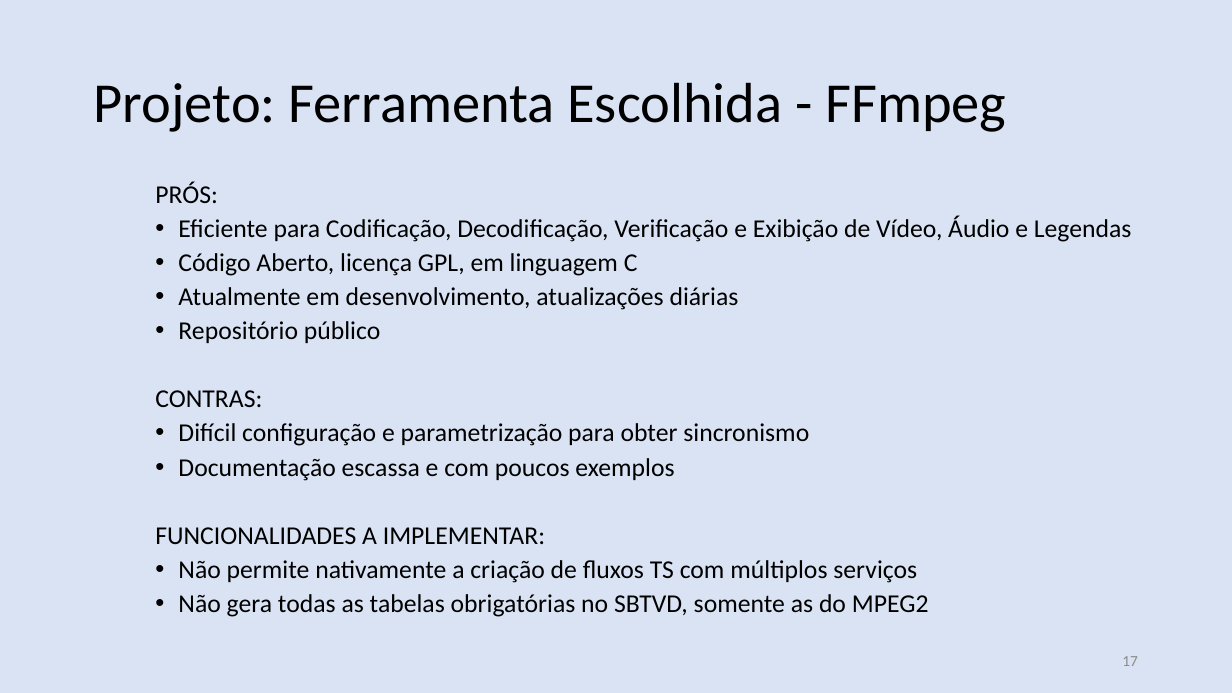
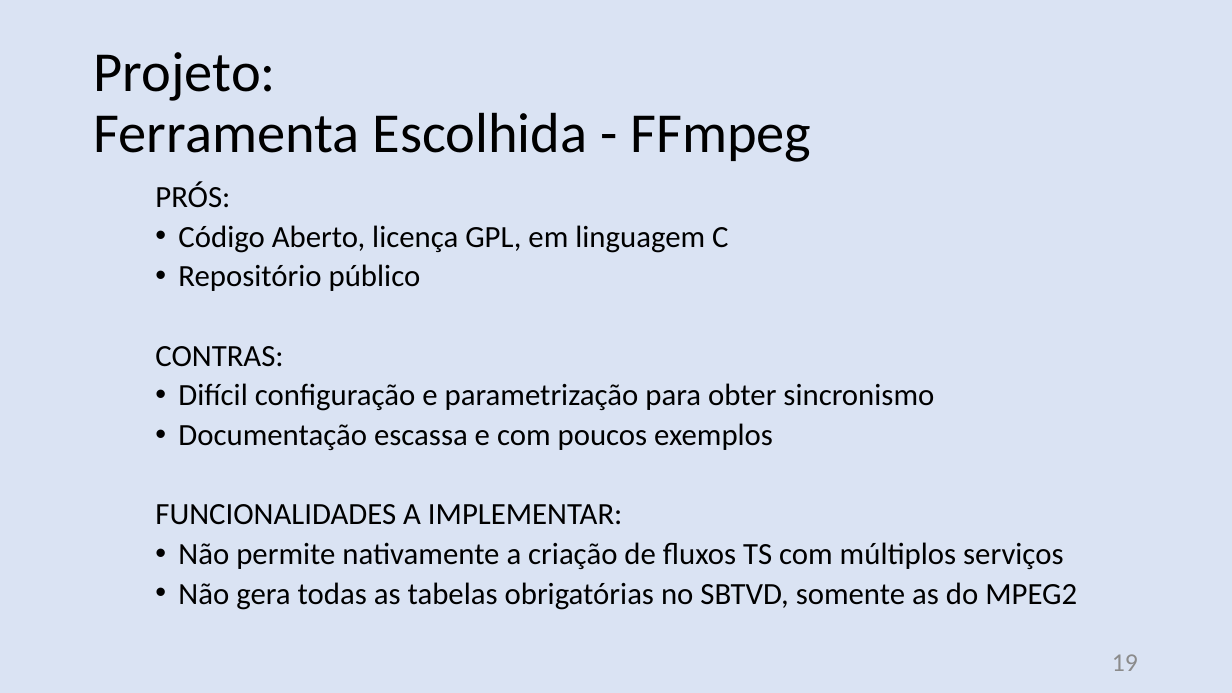
Before and after one commit to nasall2/TCC, a slide deck: slide 19 of relatorio/abntex2-modelos-1.9.2/figuras/apresentacao.pptx (slide 17 before the commit). Drawn at 1232x693 pixels with LibreOffice and Linux fonts; fonts in the diff are those of the drawing. Boxes give left, top, right and bottom in pixels: in the first picture for what was removed or moved away, otherwise in the second. Text is boxed around its words. In the diff, an @@ line names an element or a change of style, - is before the commit and + after.

```diff
--- a/relatorio/abntex2-modelos-1.9.2/figuras/apresentacao.pptx
+++ b/relatorio/abntex2-modelos-1.9.2/figuras/apresentacao.pptx
@@ text at (94, 52, 811, 162): text changed @@
-Projeto: Ferramenta Escolhida - FFmpeg
+Projeto:
+Ferramenta Escolhida - FFmpeg
@@ text "PRÓS:" at (155, 181, 1077, 610): size 20 to 24 pt @@
@@ text at (178, 216, 1132, 242): paragraph removed @@
-  • Eficiente para Codificação, Decodificação, Verificação e Exibição de Vídeo, Áudio e Legendas
@@ text at (178, 287, 739, 310): paragraph removed @@
-  • Atualmente em desenvolvimento, atualizações diárias
@@ page number at (1112, 654, 1138, 671): text changed; size 12 to 20 pt @@
-17
+19
```
Also in this commit, not shown: 12 other slides changed, 3 slides added.
